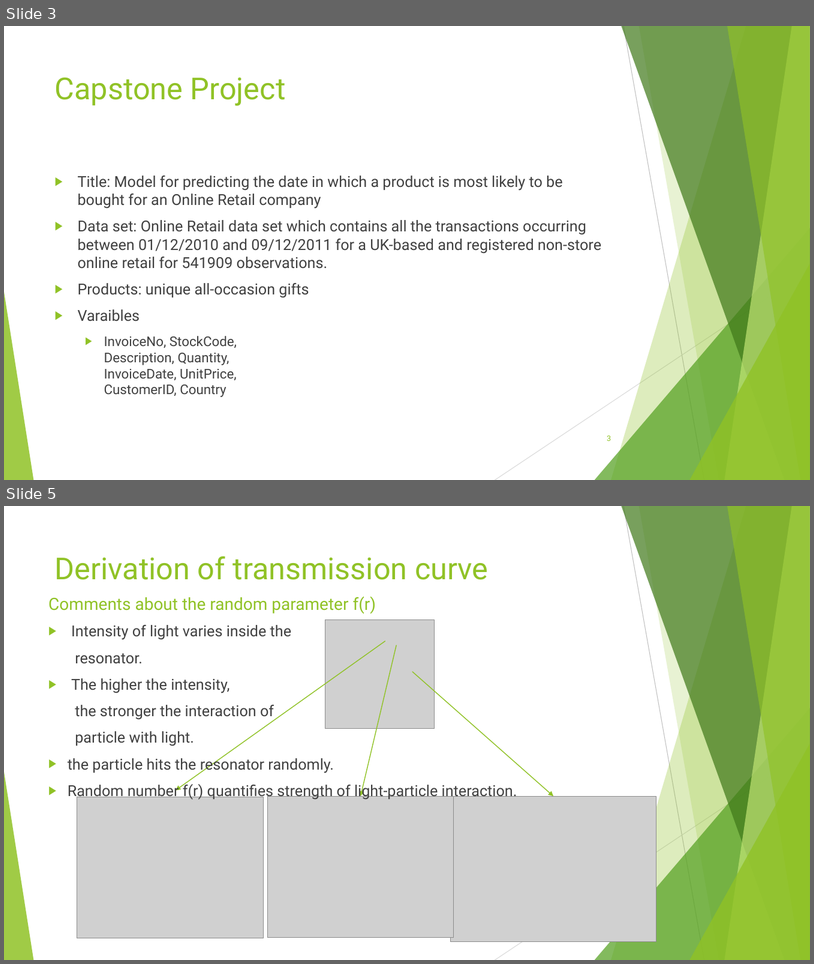
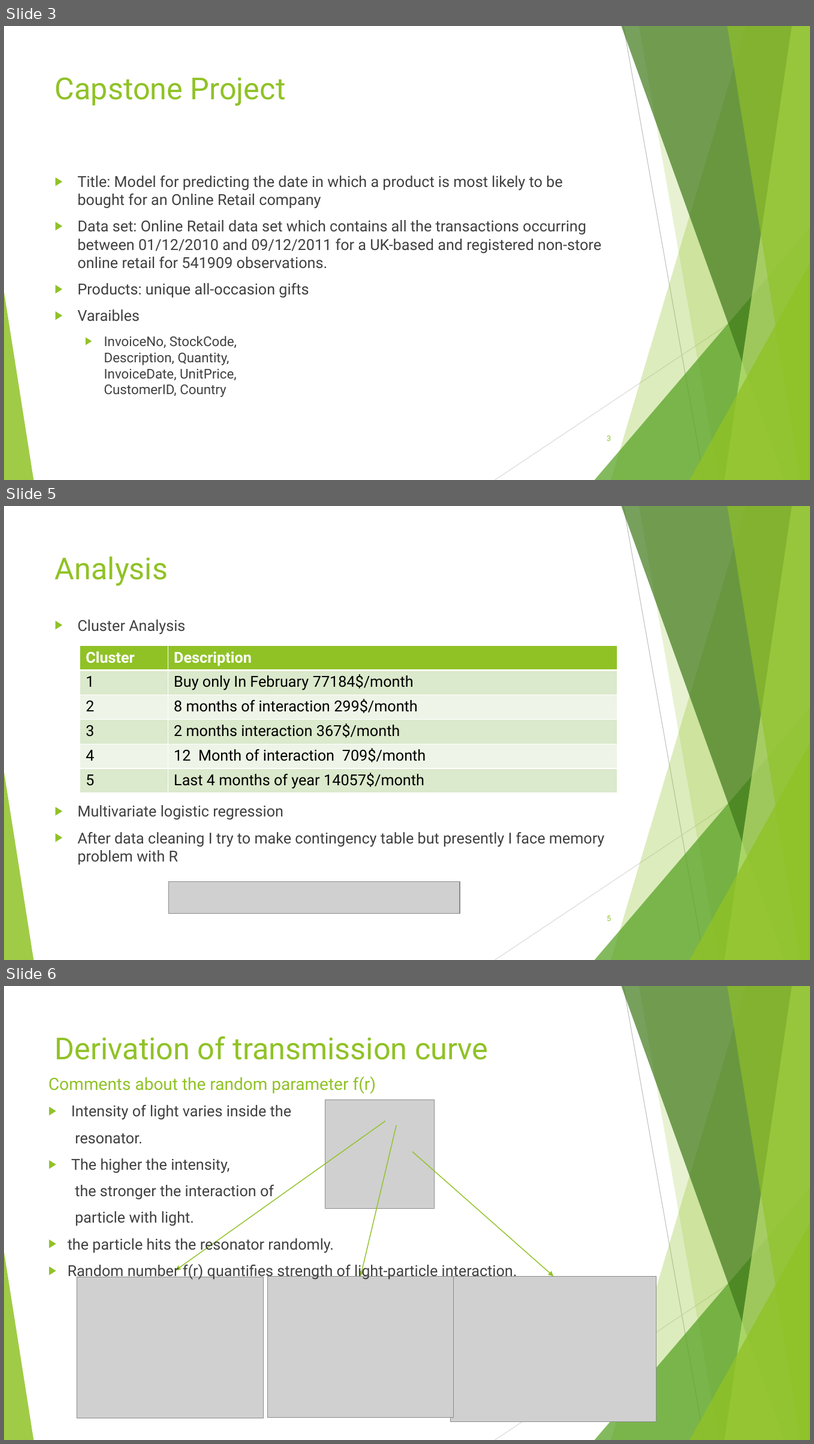
Before and after one commit to MaShGitHub/MyRep, a slide deck: TDI Interview.pptx. Shown one above the other, each under a label of ours: slides 3 and 5 before the commit, slides 3, 5 and 6 after it; the slides between them are not shown. The pictures are 814x964 and 814x1444 pixels, drawn with LibreOffice and Linux fonts; fonts in the diff are those of the drawing; grey boxes stand for pictures. Boxes give left, top, right and bottom in pixels: in the first picture for what was removed or moved away, otherwise in the second. Text is boxed around its words. In the diff, an @@ line names an element or a change of style, - is before the commit and + after.

```diff
--- a/TDI Interview.pptx
+++ b/TDI Interview.pptx
@@ slide 5 added at box(4, 506, 810, 960), background #FFFFFF; not listed: 10 template elements that a slide beside it also shows @@
@@ title added at box(55, 556, 168, 586), 36 pt, text #90C226 @@
+Analysis
@@ text added at box(78, 619, 605, 864), 18 pt, text #404040 @@
+▶ Cluster Analysis
+▶ Multivariate logistic regression
+▶ After data cleaning I try to make contingency table but presently I face memory problem with R
@@ table added at box(80, 646, 617, 793), 6 rows, 2 columns @@
+Cluster | Description
+1 | Buy only In February 77184$/month
+2 | 8 months of interaction 299$/month
+3 | 2 months interaction 367$/month
+4 | 12 Month of interaction 709$/month
+5 | Last 4 months of year 14057$/month
@@ picture added at box(168, 882, 460, 914) @@
@@ page number added at box(607, 915, 611, 921), 9 pt, text #90C226 @@
+5
@@ what was slide 5 is now slide 6 @@
```
Also in this commit, not shown: 1 slide changed.
